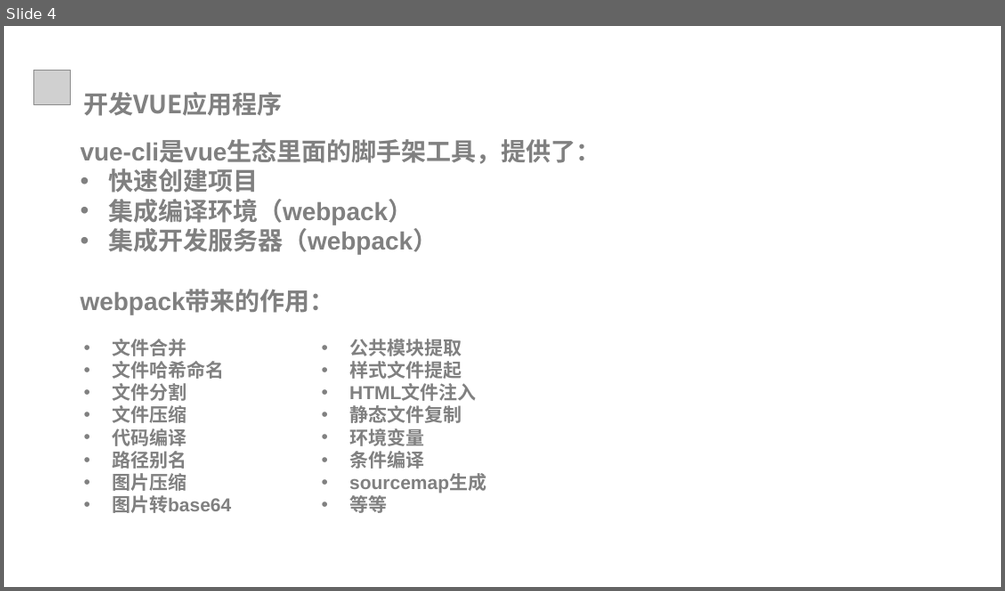
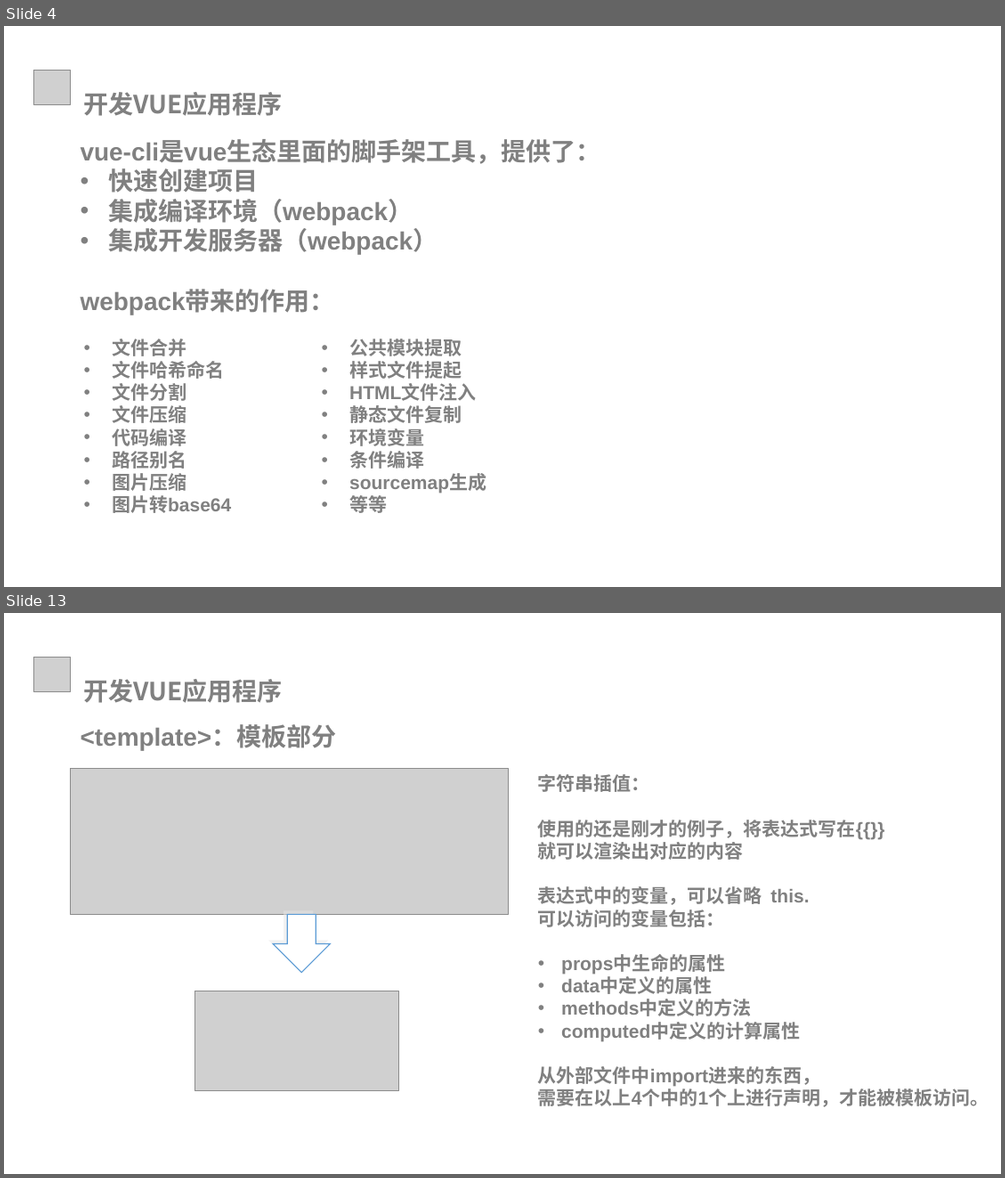
Before and after one commit to xiaozs/ppt, a slide deck: 3.开发VUE应用程序.pptx. Shown one above the other, each under a label of ours: slide 4 before the commit, slides 4 and 13 after it; the slides between them are not shown. The pictures are 1005x591 and 1005x1178 pixels, drawn with LibreOffice and Linux fonts; fonts in the diff are those of the drawing; grey boxes stand for pictures; background and template pictures are left out. Boxes give left, top, right and bottom in pixels: in the first picture for what was removed or moved away, otherwise in the second. Text is boxed around its words. In the diff, an @@ line names an element or a change of style, - is before the commit and + after.

```diff
--- a/3.开发VUE应用程序.pptx
+++ b/3.开发VUE应用程序.pptx
@@ slide 13 added at (4,613,1001,1174), background #FFFFFF @@
@@ picture added at (34,657,71,692) @@
@@ text added at (84,679,283,703), 24 pt, text #808080, bold @@
+开发VUE应用程序
@@ text added at (81,727,337,751), 24 pt, text #808080, bold @@
+<template>：模板部分
@@ picture added at (71,769,508,915) @@
@@ text added at (538,774,988,1107), 18 pt, text #808080, bold @@
+字符串插值：
+使用的还是刚才的例子，将表达式写在{{}}
+就可以渲染出对应的内容
+表达式中的变量，可以省略 this.
+可以访问的变量包括：
+• props中生命的属性
+• data中定义的属性
+• methods中定义的方法
+• computed中定义的计算属性
+从外部文件中import进来的东西，
+需要在以上4个中的1个上进行声明，才能被模板访问。
@@ down arrow added at (273,915,330,973), fill #FFFFFF, outline #5B9BD5 1 pt @@
@@ picture added at (194,991,399,1091) @@
```
Also in this commit, not shown: 3 slides changed, 15 other slides added, 37 other files.
